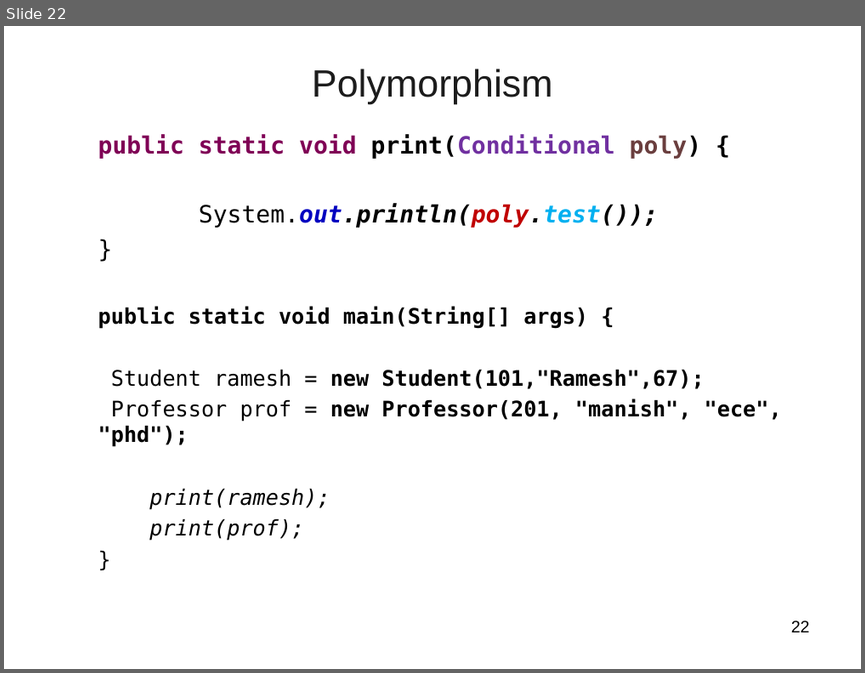
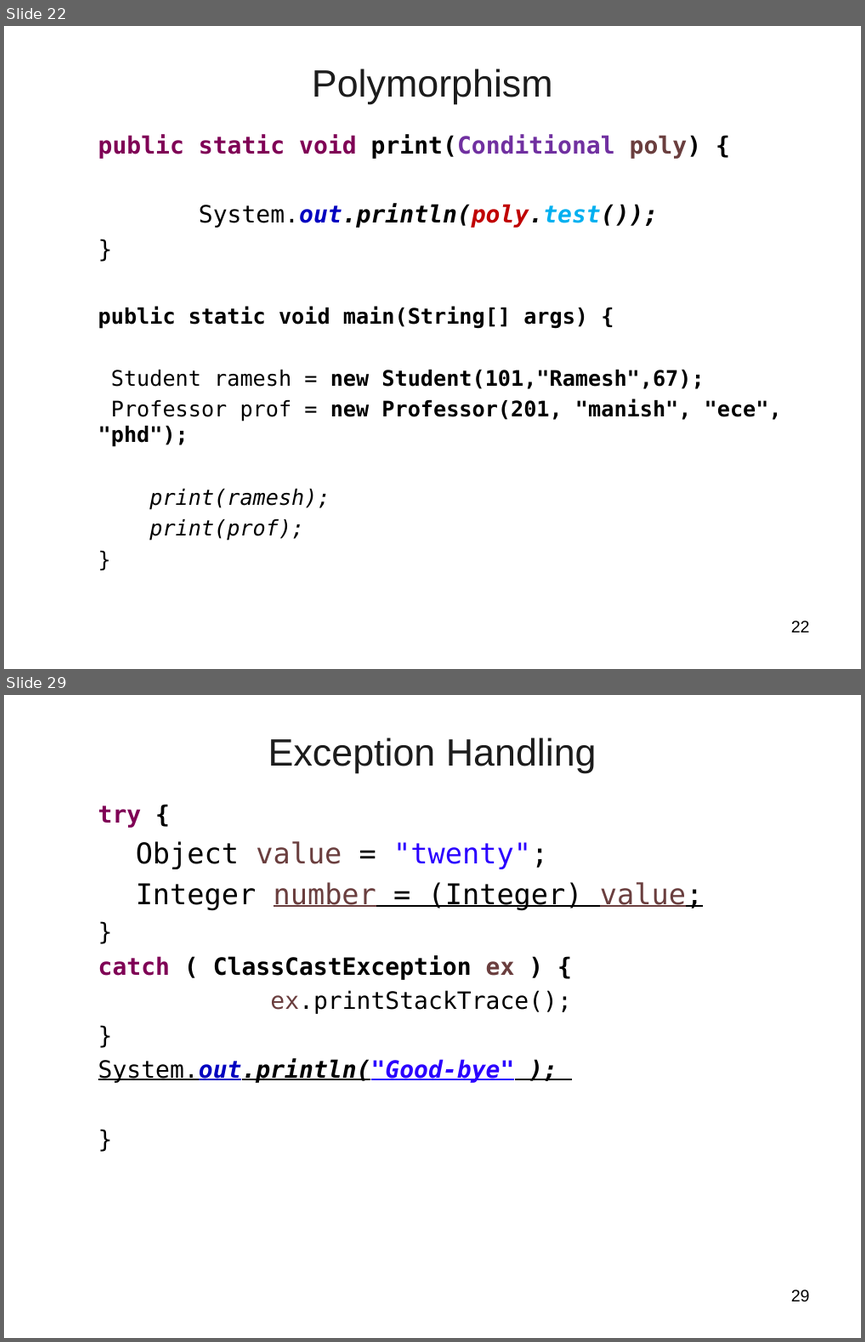
Before and after one commit to vatsanTraining/training_sept_2023, a slide deck: Java_Day_Two.ppt. Shown one above the other, each under a label of ours: slide 22 before the commit, slides 22 and 29 after it; the slides between them are not shown. The pictures are 865x673 and 865x1342 pixels, drawn with LibreOffice and Linux fonts; fonts in the diff are those of the drawing; background and template pictures are left out. Boxes give left, top, right and bottom in pixels: in the first picture for what was removed or moved away, otherwise in the second. Text is boxed around its words. In the diff, an @@ line names an element or a change of style, - is before the commit and + after.

```diff
--- a/Java_Day_Two.ppt
+++ b/Java_Day_Two.ppt
@@ slide 29 added at box(4, 695, 861, 1338), background picture (left out) @@
@@ title added at box(268, 737, 596, 773), 32 pt, text #1C1C1C @@
+Exception Handling
@@ text added at box(98, 805, 703, 1083), 20 pt, text #000000 @@
+  try {
+    Object value = "twenty";
+    Integer number = (Integer) value;
+  }
+  catch ( ClassCastException ex ) {
+  ex.printStackTrace();
+  }
+  System.out.println("Good-bye" );
+  }
@@ page number added at box(791, 1289, 810, 1302), 14 pt, text #000000 @@
+29
```
Also in this commit, not shown: 61 other slides added, 5 slides removed, 5 other files.
